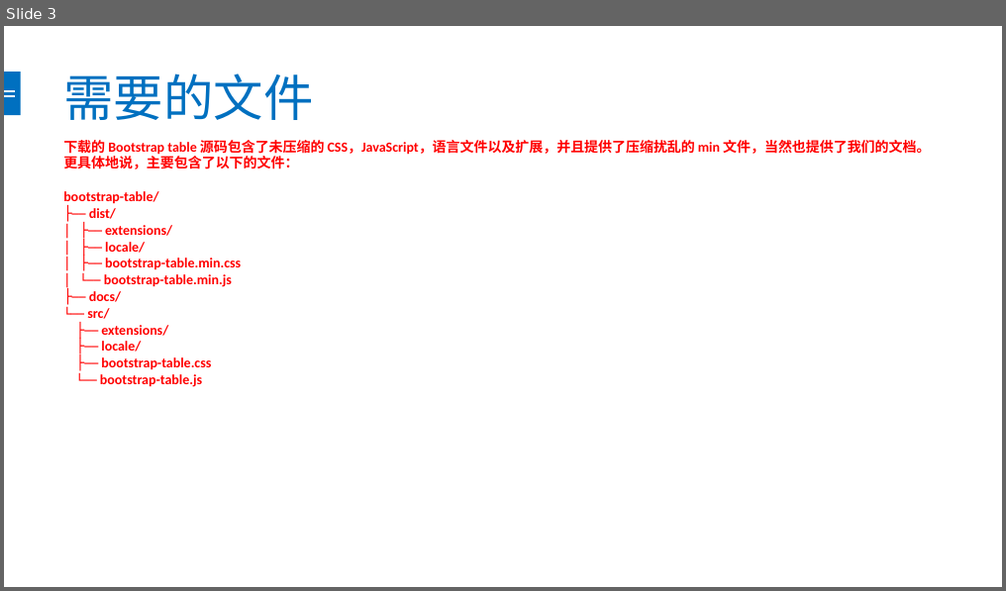
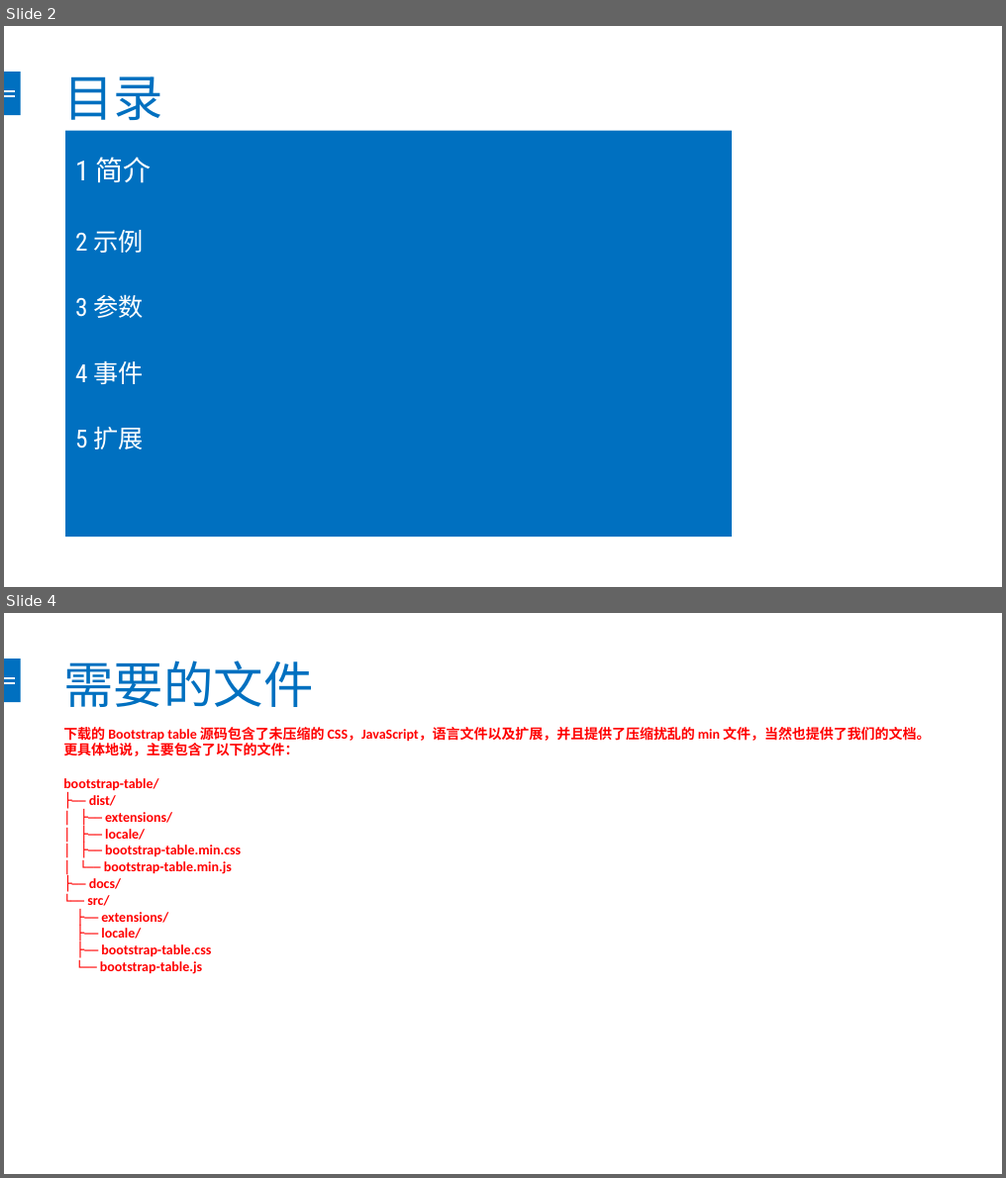
Before and after one commit to chendingguo/workspace, a slide deck: springboot-mybatis-master/bootstrap-table.pptx. Shown one above the other, each under a label of ours: slide 3 before the commit, slides 2 and 4 after it; the slides between them are not shown. The pictures are 1006x591 and 1006x1178 pixels, drawn with LibreOffice and Linux fonts; fonts in the diff are those of the drawing. Boxes give left, top, right and bottom in pixels: in the first picture for what was removed or moved away, otherwise in the second. Text is boxed around its words. In the diff, an @@ line names an element or a change of style, - is before the commit and + after.

```diff
--- a/springboot-mybatis-master/bootstrap-table.pptx
+++ b/springboot-mybatis-master/bootstrap-table.pptx
@@ slide 2 added at [4, 26, 1002, 587], background #FFFFFF; not listed: 3 template elements that a slide beside it also shows @@
@@ title added at [63, 76, 163, 120], 36 pt, text #0070C0 @@
+目录
@@ text added at [65, 131, 732, 537], fill #0070C0, 18 pt, text #FFFFFF @@
+1 简介
+2 示例
+3 参数
+4 事件
+5 扩展
@@ what was slide 3 is now slide 4 @@
```
Also in this commit, not shown: 6 slides changed, 3 other slides added, 3 slides removed, 29 other files.
